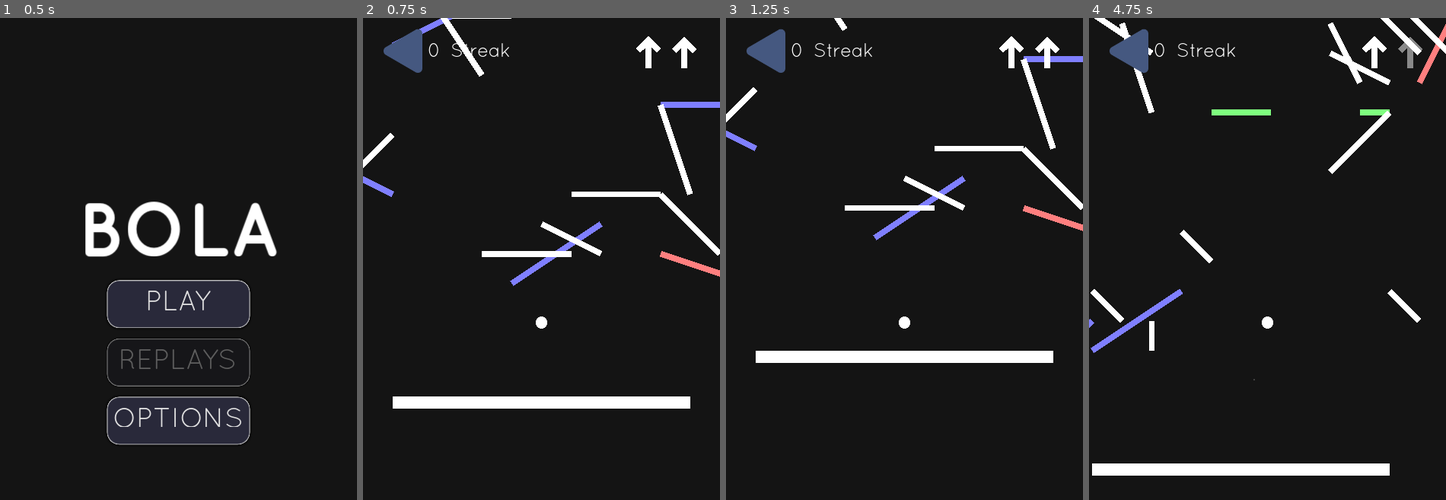
Above: before the commit, frames 1-4 (left to right).
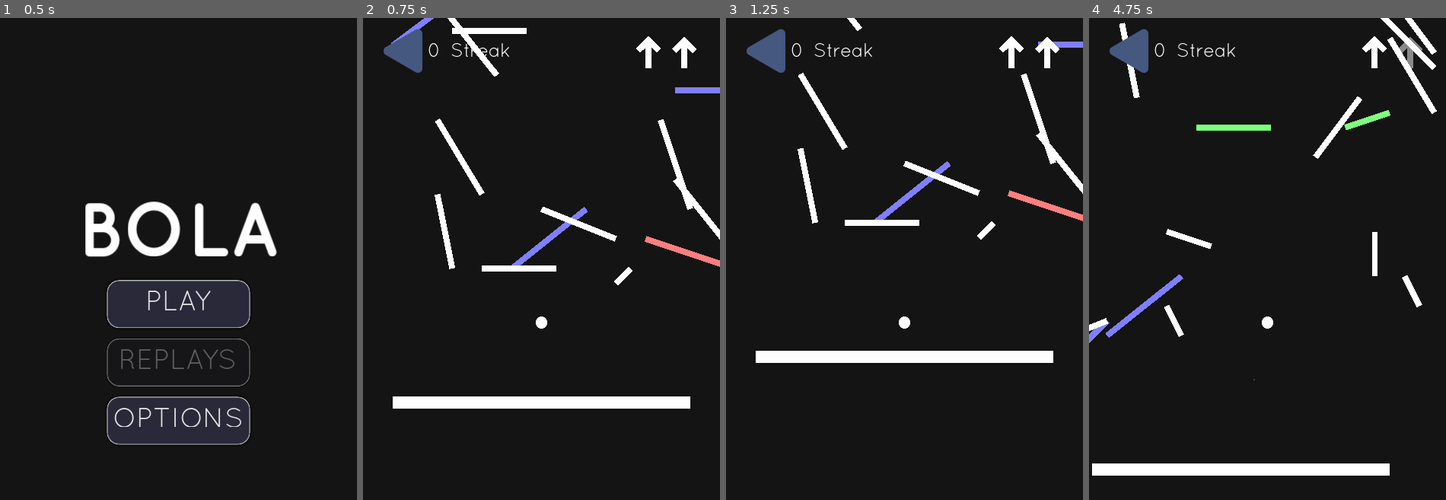
Above: after the commit, the same moments.

Repository: manglemix/Bola
Game: Godot game, scene res://levels/main_menu.tscn
Two runs of this game, one before a commit and one after it. Both use one fixed random seed, a clock stepped at 60 frames per second and the inputs below.
Inputs (mouse positions are in pixels of both pictures, inside the frame that each line leads up to):
- Up to frame 1 (0.5 s): no input
- Up to frame 2 (0.75 s): click "PLAY" at 0.5 s
- Up to frame 3 (1.25 s): no input
- Up to frame 4 (4.75 s): click (1128, 51) at 1.25 s; click "PLAY" at 2 s; move the mouse to (1346, 292) at 2.77 s; click (1346, 292) at 2.85 s; click (1346, 292) at 3.02 s; click (1346, 292) at 3.32 s; drag from (1196, 355) to (1249, 442) at 3.52 s; move the mouse to (1303, 186) at 4.27 s; click (1303, 186) at 4.35 s

Frame 1 is identical in both runs. In frame 2, 5.5% of the frame differs, in the area x 0-100%, y 0-56%; in frame 3, 4.6%; in frame 4, 4.6%.

Commit message:
Added replays for all difficulties

Diff:
--- a/agents/player.gd
+++ b/agents/player.gd
@@ -18,6 +18,12 @@
 	connect("not_landed", self, "_on_not_landed")
 
 
+func replay(replay: Replay):
+	var replayer = get_node("UserInput")
+	replayer.set_script(Replayer)
+	replayer.load_replay(replay)
+
+
 func _try_vibrate(_null):
 	if not GameState.vibrating: return
 	Input.vibrate_handheld(50)
--- a/agents/replayer.gd
+++ b/agents/replayer.gd
@@ -11,8 +11,8 @@
 var linear_velocity: Vector2
 
 
-func _ready():
-	var jump_log := Replays.logs
+func load_replay(replay: Replay):
+	var jump_log := replay.logs
 	jump_times = jump_log.keys()
 	jump_enums = jump_log.values()
 
--- a/autoloads/game_state.gd
+++ b/autoloads/game_state.gd
@@ -29,8 +29,13 @@
 	return current_seed
 
 
-func load_level():
+func load_level(replay: Replay = null):
 	# warning-ignore-all:return_value_discarded
+	if replay != null:
+		current_seed = replay.level_seed
+		difficulty = replay.difficulty
+		tmp_seed = true
+
 	if is_equal_approx(difficulty, AMATEUR):
 		get_tree().change_scene("res://levels/amateur.tscn")
 	elif is_equal_approx(difficulty, PROFESSIONAL):
@@ -39,7 +44,11 @@
 		get_tree().change_scene("res://levels/grandmaster.tscn")
 	else:
 		get_tree().change_scene("res://levels/casual.tscn")
+
 	yield(get_tree(), "idle_frame")
+	if replay != null:
+		get_tree().current_scene.replay(replay)
+		return
 	Replays.reset()
 
 
--- a/autoloads/replays.gd
+++ b/autoloads/replays.gd
@@ -1,7 +1,7 @@
 extends Node
 
 
-const REPLAY_VERSION := 2
+const REPLAY_VERSION := 3
 const REPLAYS_PATH := "user://replays/"
 const ICON_SIZE := 200
 
@@ -10,7 +10,7 @@
 	JUMP_STOPPED,
 }
 
-var logs := {}
+var _logs := {}
 var replays_dir := Directory.new()
 var has_replays := false
 var thumbnail: PoolByteArray
@@ -50,7 +50,7 @@
 
 
 func reset():
-	logs.clear()
+	_logs.clear()
 
 
 func capture_thumbnail():
@@ -74,15 +74,6 @@
 	thumbnail = img.save_png_to_buffer()
 
 
-func load_replay(replay: Replay):
-	return
-	GameState.current_seed = replay.level_seed
-	logs = replay.logs
-	GameState.tmp_seed = true
-	# warning-ignore:return_value_discarded
-	get_tree().change_scene("res://levels/replay.tscn")
-
-
 func save_replay() -> bool:
 	var file := File.new()
 	var idx := 0
@@ -104,15 +95,15 @@
 	return {
 		"seed": GameState.current_seed,
 		"difficulty": GameState.difficulty,
-		"jumps": logs,
+		"jumps": _logs,
 		"date": OS.get_datetime(),
 		"thumbnail": thumbnail
 	}
 
 
 func log_jump_start(frames: int, to: Vector2, origin: Vector2, velocity: Vector2):
-	logs[frames] = [JUMP_START, to, origin, velocity]
+	_logs[frames] = [JUMP_START, to, origin, velocity]
 
 
 func log_jump_end(frames: int, origin: Vector2, velocity: Vector2):
-	logs[frames] = [JUMP_STOPPED, origin, velocity]
+	_logs[frames] = [JUMP_STOPPED, origin, velocity]
--- a/barriers/random_barrier_grid.gd
+++ b/barriers/random_barrier_grid.gd
@@ -5,9 +5,9 @@
 export var max_barrier_count := 65
 export var grid_start_height := 200.0
 export var grid_end_height := 2000.0
-export var grid_step := 50.0
+export var grid_step := 25.0
 export var grid_width = 1500.0
-export var max_barrier_steps_bounds := 3
+export var max_barrier_steps_bounds := 6
 export var breakable_frac := 0.1
 export var rotatable_frac := 0.1
 export var bouncy_frac := 0.1
--- a/levels/amateur.tscn
+++ b/levels/amateur.tscn
@@ -32,6 +32,8 @@
 
 [node name="GameplayHUD" parent="." instance=ExtResource( 3 )]
 
+[connection signal="replaying" from="." to="Player" method="replay"]
+[connection signal="replaying" from="." to="GameplayHUD" method="replay"]
 [connection signal="jumped" from="Player" to="GameplayHUD" method="jump"]
 [connection signal="landed" from="Player" to="GameplayHUD" method="reset"]
 [connection signal="portal_reached" from="Portal" to="." method="win"]
--- a/levels/casual.tscn
+++ b/levels/casual.tscn
@@ -26,6 +26,7 @@
 
 [node name="GameplayHUD" parent="." instance=ExtResource( 3 )]
 
+[connection signal="replaying" from="." to="Player" method="replay"]
 [connection signal="jumped" from="Player" to="GameplayHUD" method="jump"]
 [connection signal="landed" from="Player" to="GameplayHUD" method="reset"]
 [connection signal="portal_reached" from="Portal" to="." method="win"]
--- a/levels/grandmaster.tscn
+++ b/levels/grandmaster.tscn
@@ -36,6 +36,8 @@
 
 [node name="GameplayHUD" parent="." instance=ExtResource( 3 )]
 
+[connection signal="replaying" from="." to="Player" method="replay"]
+[connection signal="replaying" from="." to="GameplayHUD" method="replay"]
 [connection signal="jumped" from="Player" to="GameplayHUD" method="jump"]
 [connection signal="landed" from="Player" to="GameplayHUD" method="reset"]
 [connection signal="portal_reached" from="Portal" to="." method="win"]
--- a/levels/level_root.gd
+++ b/levels/level_root.gd
@@ -2,9 +2,13 @@
 extends RandomBarrierGrid
 
 
+signal replaying(replay)
+
 export var vertical_leeway := 600.0
 
 var _can_lose := true
+var _replaying := false
+var _replay: Replay
 
 
 func _ready():
@@ -40,9 +44,22 @@
 
 func _on_screen_exited():
 	if not _can_lose: return
+	if _replaying:
+		GameState.load_level(_replay)
+		return
 	GameState.lost()
 
 
 func win():
+	if _replaying:
+		GameState.load_level(_replay)
+		return
 	_can_lose = false
 	GameState.won()
+
+
+func replay(replay: Replay):
+	_replaying = true
+	_can_lose = false
+	_replay = replay
+	emit_signal("replaying", replay)
--- a/levels/professional.tscn
+++ b/levels/professional.tscn
@@ -35,6 +35,8 @@
 
 [node name="GameplayHUD" parent="." instance=ExtResource( 3 )]
 
+[connection signal="replaying" from="." to="Player" method="replay"]
+[connection signal="replaying" from="." to="GameplayHUD" method="replay"]
 [connection signal="jumped" from="Player" to="GameplayHUD" method="jump"]
 [connection signal="landed" from="Player" to="GameplayHUD" method="reset"]
 [connection signal="portal_reached" from="Portal" to="." method="win"]
--- a/levels/replay.tscn
+++ /dev/null
@@ -1,65 +0,0 @@
-[gd_scene load_steps=7 format=2]
-
-[ext_resource path="res://barriers/barrier.gd" type="Script" id=1]
-[ext_resource path="res://agents/replayer.tscn" type="PackedScene" id=2]
-[ext_resource path="res://ui/back_button.tscn" type="PackedScene" id=3]
-[ext_resource path="res://levels/portal.tscn" type="PackedScene" id=4]
-
-[sub_resource type="GDScript" id=2]
-script/source = "extends RandomBarrierGrid
-
-
-func _input(event):
-	if event.is_action_pressed(\"ui_cancel\"):
-		_go_back()
-
-
-func _notification(what):
-	if what == MainLoop.NOTIFICATION_WM_QUIT_REQUEST or what == MainLoop.NOTIFICATION_WM_GO_BACK_REQUEST:
-		_go_back()
-
-
-func _go_back():
-	get_tree().change_scene(\"res://levels/replay_selector.tscn\")
-"
-
-[sub_resource type="GDScript" id=3]
-script/source = "extends EndPortal
-
-
-func _ready():
-	yield(self, \"portal_reached\")
-	GameState.tmp_seed = true
-	get_tree().change_scene(get_tree().current_scene.filename)
-"
-
-[node name="RandomBarrierGrid" type="Node2D"]
-script = SubResource( 2 )
-player_path = NodePath("Replayer")
-_existing_barrier_points = [ PoolVector2Array( -500, 0, 500, 0 ) ]
-
-[node name="Barrier" type="StaticBody2D" parent="."]
-script = ExtResource( 1 )
-dimensions = Vector2( 500, 20 )
-
-[node name="Replayer" parent="." instance=ExtResource( 2 )]
-position = Vector2( 0, -150 )
-
-[node name="Camera2D" type="Camera2D" parent="Replayer"]
-current = true
-
-[node name="Portal" parent="." instance=ExtResource( 4 )]
-position = Vector2( 0, -2500 )
-script = SubResource( 3 )
-_target_node_path = NodePath("../Replayer")
-
-[node name="CanvasLayer" type="CanvasLayer" parent="."]
-
-[node name="BackButton" parent="CanvasLayer" instance=ExtResource( 3 )]
-margin_left = 30.0
-margin_top = 20.0
-margin_right = 95.0
-margin_bottom = 120.0
-rect_rotation = 180.0
-rect_scale = Vector2( 0.75, 0.75 )
-rect_pivot_offset = Vector2( 50, 50 )
--- a/levels/replay_selector.tscn
+++ b/levels/replay_selector.tscn
@@ -58,7 +58,7 @@
 
 
 func _on_ItemList_item_activated(index: int):
-	Replays.load_replay(replays[index])
+	GameState.load_level(replays[index])
 "
 
 [node name="Control" type="VBoxContainer"]
--- a/replay.gd
+++ b/replay.gd
@@ -5,6 +5,7 @@
 var name: String
 var icon: ImageTexture
 var logs: Dictionary
+var difficulty: int
 var level_seed: int
 
 
@@ -18,6 +19,7 @@
 	var data: Dictionary = file.get_var()
 	logs = data["jumps"]
 	level_seed = data["seed"]
+	difficulty = data["difficulty"]
 	var date: Dictionary = data["date"]
 
 	name = str(date["day"]) + "-" + str(date["month"]) + "-" + str(date["year"]).right(2) + "  " + str(date["hour"]) + ":" + str(date["minute"])
--- a/ui/gameplay_hud.tscn
+++ b/ui/gameplay_hud.tscn
@@ -14,6 +14,11 @@
 
 onready var jump_icon1: Node2D = $VBoxContainer/HBoxContainer/Control/JumpIcon
 onready var jump_icon2: Node2D = $VBoxContainer/HBoxContainer/Control/JumpIcon2
+
+
+func replay(_replay):
+	$VBoxContainer/HBoxContainer2/Label.queue_free()
+	$VBoxContainer/HBoxContainer2/Label2.queue_free()
 
 
 func reset():
